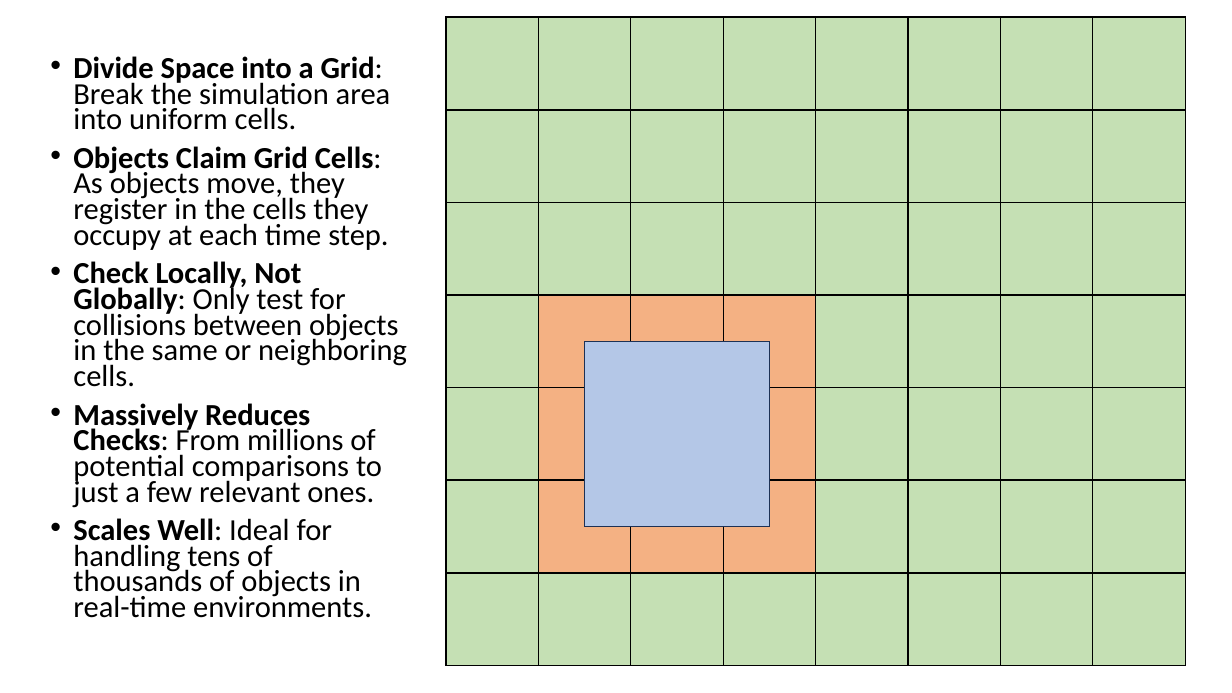
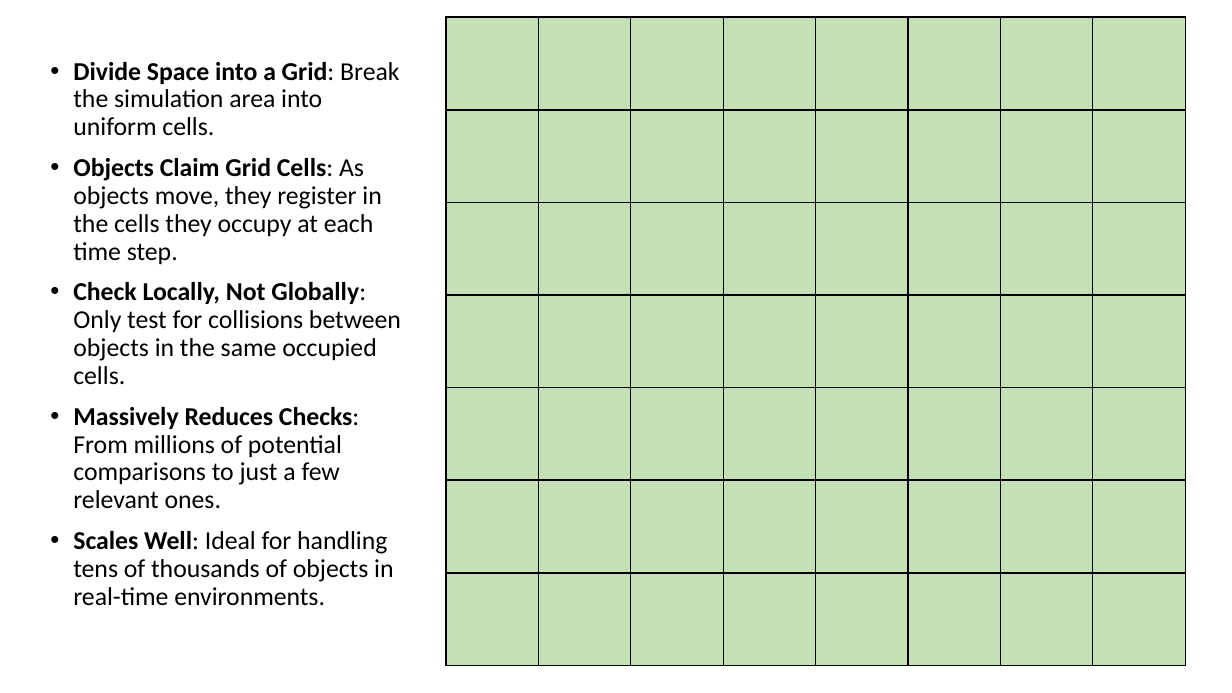
Before and after one commit to connor-makowski/fizgrid, a slide deck: slide 4 of Fizgrid.pptx (slide 6 before the commit). Drawn at 1232x693 pixels with LibreOffice and Linux fonts; fonts in the diff are those of the drawing. Boxes give left, top, right and bottom in pixels: in the first picture for what was removed or moved away, otherwise in the second. Text is boxed around its words. In the diff, an @@ line names an element or a change of style, - is before the commit and + after.

```diff
--- a/Fizgrid.pptx
+++ b/Fizgrid.pptx
@@ text at (x1=73, y1=62, x2=399, y2=605): size 23.8 to 20.1 pt in "Divide Space into a Grid: Break the ...", "Objects Claim Grid Cells: As objects move, ...", "Massively Reduces Checks: From millions of potential ...", "Scales Well: Ideal for handling tens of ..."; line spacing 0.7 to 0.9 @@
@@ text at (x1=73, y1=282, x2=401, y2=385): text changed; size 23.8 to 20.1 pt @@
-• Check Locally, Not Globally: Only test for collisions between objects in the same or neighboring cells.
+• Check Locally, Not Globally: Only test for collisions between objects in the same occupied cells.
@@ rectangle resized from (x1=585, y1=342, x2=770, y2=527) to (x1=631, y1=388, x2=724, y2=481) @@
@@ rectangle at (x1=631, y1=388, x2=724, y2=481): fill #B4C7E7 to #C5E0B4; outline #1E3256 1 pt to #000000 1 pt @@
@@ fill #F4B183 to #C5E0B4 in 8 elements at (x1=539, y1=296, x2=631, y2=388), (x1=631, y1=296, x2=724, y2=388), (x1=724, y1=296, x2=816, y2=388), (x1=539, y1=388, x2=631, y2=481), (x1=539, y1=481, x2=631, y2=573), (x1=724, y1=388, x2=816, y2=481), (x1=631, y1=481, x2=724, y2=573), (x1=724, y1=481, x2=816, y2=573) @@
```
Also in this commit, not shown: 9 other slides changed.
